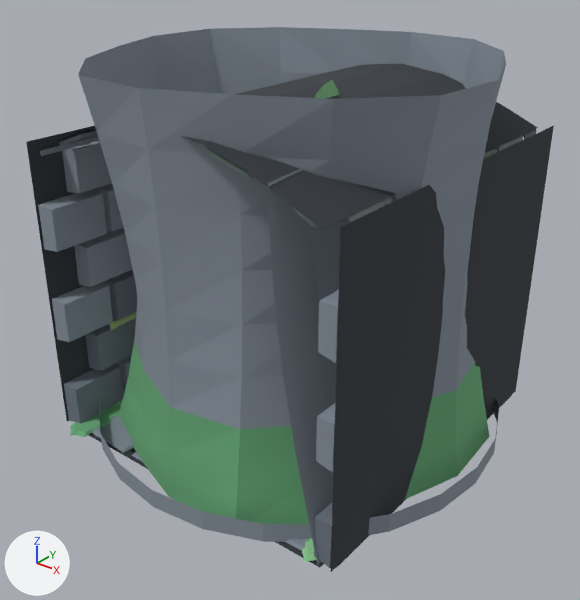
Before and after pictures for a commit that changed the Blender file assets/models/source_blend/dungeon_kit.blend.
The view is the same before and after, from a 50 mm lens placed at (5.16, -6.61, 5.51), pointed at (0.08, -0.26, 1.57). Every picture has the same lights, and +X, +Y and +Z are marked at lower left. The older version comes first.

The older version as bpy lines, for what is in view:
```python
ob_macro_alchemical_shrine = bpy.data.objects.new('Macro_Alchemical_Shrine', me_macro_alchemical_shrine_mesh)
ob_macro_alchemical_shrine.location = (0.0, 0.0, 0.0)
ob_tile_corridor_corner = bpy.data.objects.new('Tile_Corridor_Corner', me_tile_corridor_corner_mesh)
ob_tile_corridor_corner.location = (0.0, 0.0, 0.0)
ob_tile_corridor_straight = bpy.data.objects.new('Tile_Corridor_Straight', me_tile_corridor_straight_mesh)
ob_tile_corridor_straight.location = (0.0, 0.0, 0.0)
ob_tile_solid_pillar = bpy.data.objects.new('Tile_Solid_Pillar', me_tile_solid_pillar_mesh)
ob_tile_solid_pillar.location = (0.0, 0.0, 0.0)
```
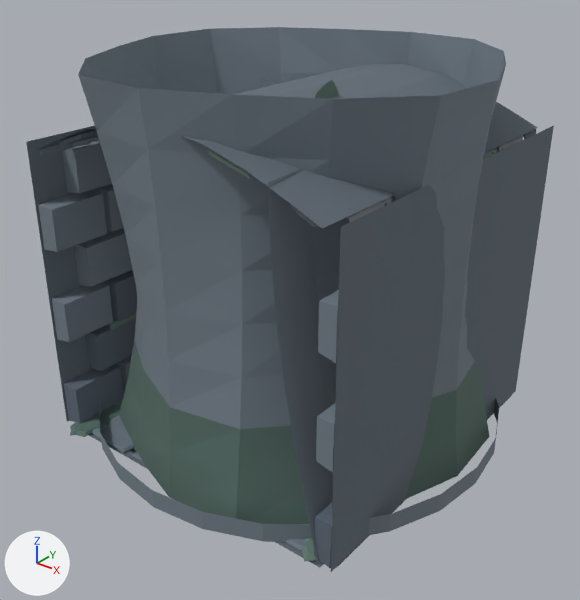
Edits to the bpy script that builds the scene:
```text
Change mat_m_dungeon_moss:
    mat_m_dungeon_moss.base_color: (0.13, 0.39, 0.18) -> (0.09, 0.15, 0.13)  # green #65a876 -> greyish green #556c65
Change mat_m_floor_grout:
    mat_m_floor_grout.base_color: (0.035, 0.042, 0.05) -> (0.12, 0.15, 0.18)  # dark grey #353a3f -> greyish blue #616c76
Change mat_m_dungeon_moss_light:
    mat_m_dungeon_moss_light.base_color: (0.26, 0.58, 0.28) -> (0.12, 0.2, 0.16)  # green #8bc890 -> greyish green #617c6f
```

Where the change shows, as pixel boxes (x1, y1, x2, y2) in the pictures (580 x 600 px):
'Tile_Solid_Pillar', recoloured
    both: (78, 27, 506, 524)
'Tile_Corridor_Straight', recoloured (dark grey to grey)
    both: (26, 64, 554, 572)
'Tile_Corridor_Corner', recoloured
    both: (70, 79, 512, 567)
